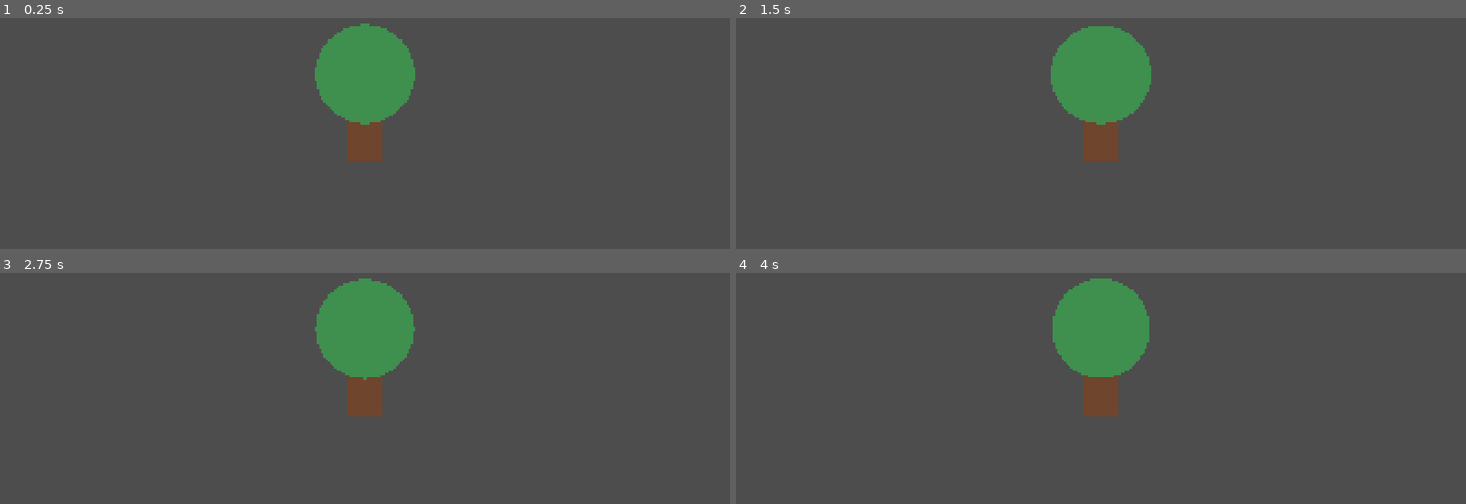
Above: before the commit, frames 1-4 (two rows, left to right).
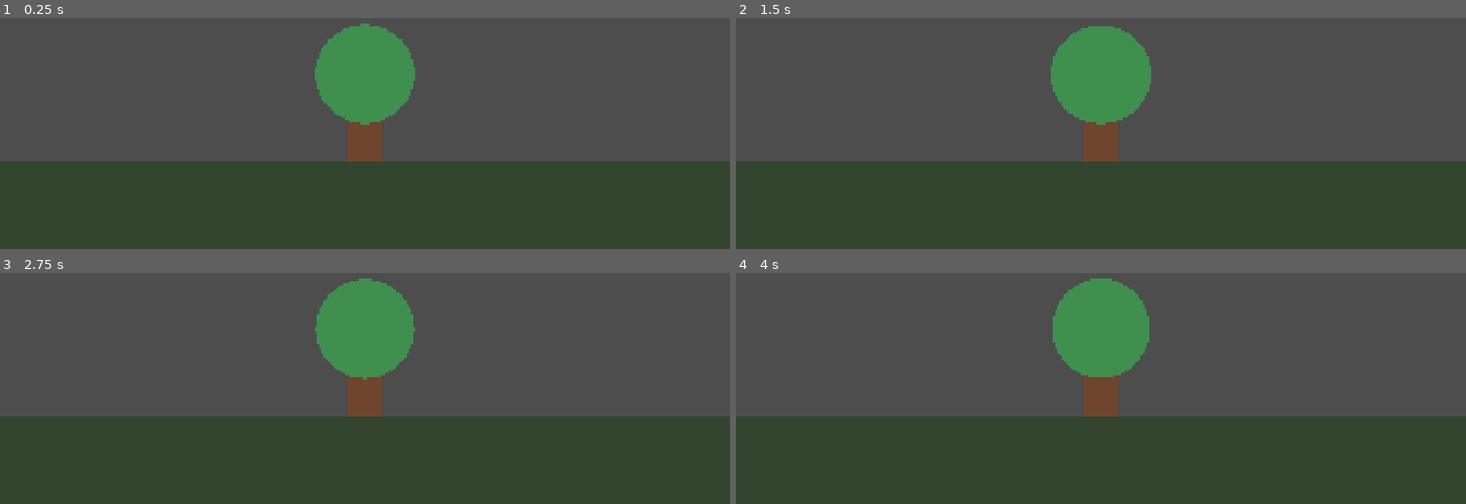
Above: after the commit, the same moments.

Repository: Triggggie/tree-guardian
Game: Godot game, scene res://scenes/main_world.tscn
Same seed, same stepped clock (60 frames per second), same inputs: the game is played once before the commit and once after it. The project has no main scene, so this scene is started directly.
Inputs:
- Up to frame 1 (0.25 s): no input
- Up to frame 2 (1.5 s): tap Enter at 0.5 s; tap Space at 1.25 s
- Up to frame 3 (2.75 s): tap Enter at 2 s
- Up to frame 4 (4 s): tap Space at 2.75 s; tap Enter at 3.5 s

The runs differ from the first frame. In frame 1, 38% of the frame differs, in the area x 0-100%, y 62-100%; in frame 2, 38%; in frame 3, 38%; in frame 4, 38%.

Commit message:
Add placeholder ground

Diff:
--- /dev/null
+++ b/scenes/ground.gd
@@ -0,0 +1,8 @@
+extends Node2D
+
+
+func _draw() -> void:
+	draw_rect(
+		Rect2(0, 850, 1920, 230),
+		Color("34452f")
+	)
--- a/scenes/main_world.tscn
+++ b/scenes/main_world.tscn
@@ -1,12 +1,16 @@
 [gd_scene format=3 uid="uid://ds2c4y6868ul3"]
 
 [ext_resource type="PackedScene" uid="uid://d3uxb01hw3ht0" path="res://scenes/tree/tree.tscn" id="1_6x5uh"]
+[ext_resource type="Script" uid="uid://c1cebm5kq3y4s" path="res://scenes/ground.gd" id="1_tt5ry"]
 
 [node name="MainWorld" type="Node2D" unique_id=487831534]
 
 [node name="Background" type="Node2D" parent="." unique_id=1838600355]
 
 [node name="World" type="Node2D" parent="." unique_id=1290850012]
+
+[node name="Ground" type="Node2D" parent="World" unique_id=1985133093]
+script = ExtResource("1_tt5ry")
 
 [node name="Entities" type="Node2D" parent="." unique_id=1508930081]
 
Not shown, added: scenes/ground.gd.uid
